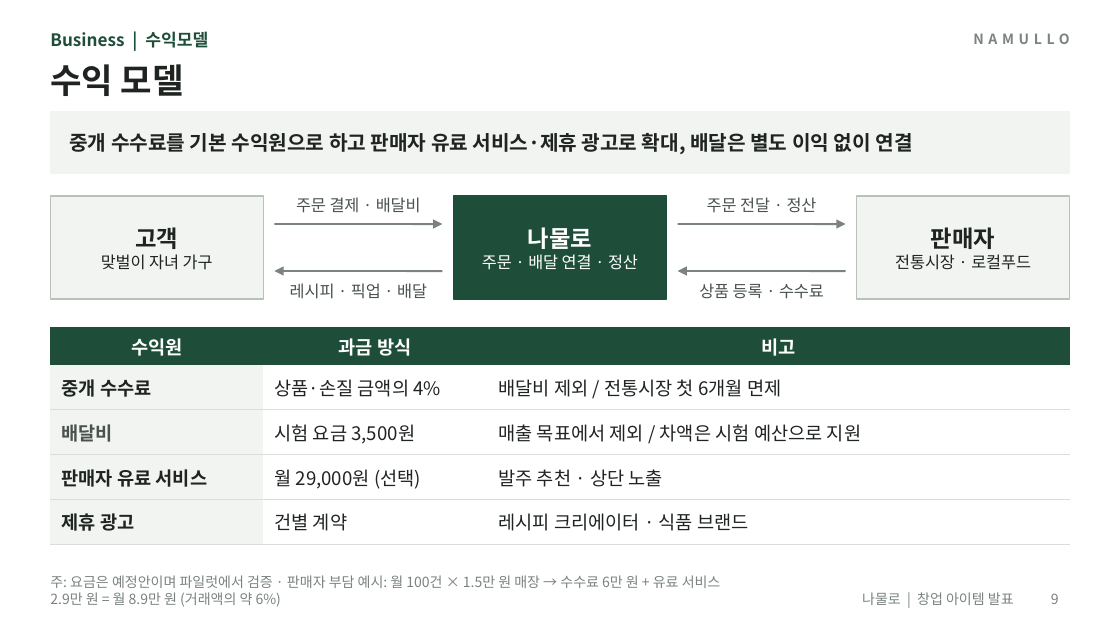
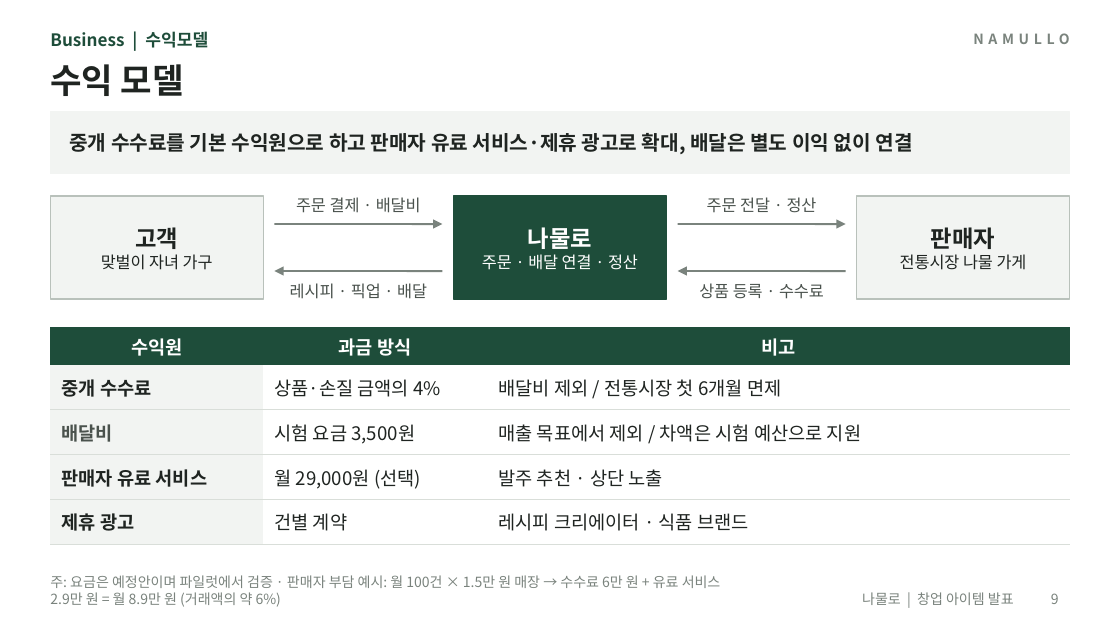
Before and after one commit to yonghoon7153-source/Yonghoon-DEM-DFT, a slide deck: slide 9 of namul-platform/02_발표자료_나물로.pptx. Drawn at 1120x630 pixels with LibreOffice and Linux fonts; fonts in the diff are those of the drawing. Boxes give left, top, right and bottom in pixels: in the first picture for what was removed or moved away, otherwise in the second. Text is boxed around its words. In the diff, an @@ line names an element or a change of style, - is before the commit and + after.

```diff
--- a/namul-platform/02_발표자료_나물로.pptx
+++ b/namul-platform/02_발표자료_나물로.pptx
@@ text at <box>900,254,1027,270</box>: text changed @@
-전통시장 · 로컬푸드
+전통시장 나물 가게
```
Also in this commit, not shown: 9 other slides changed, 23 other files.
